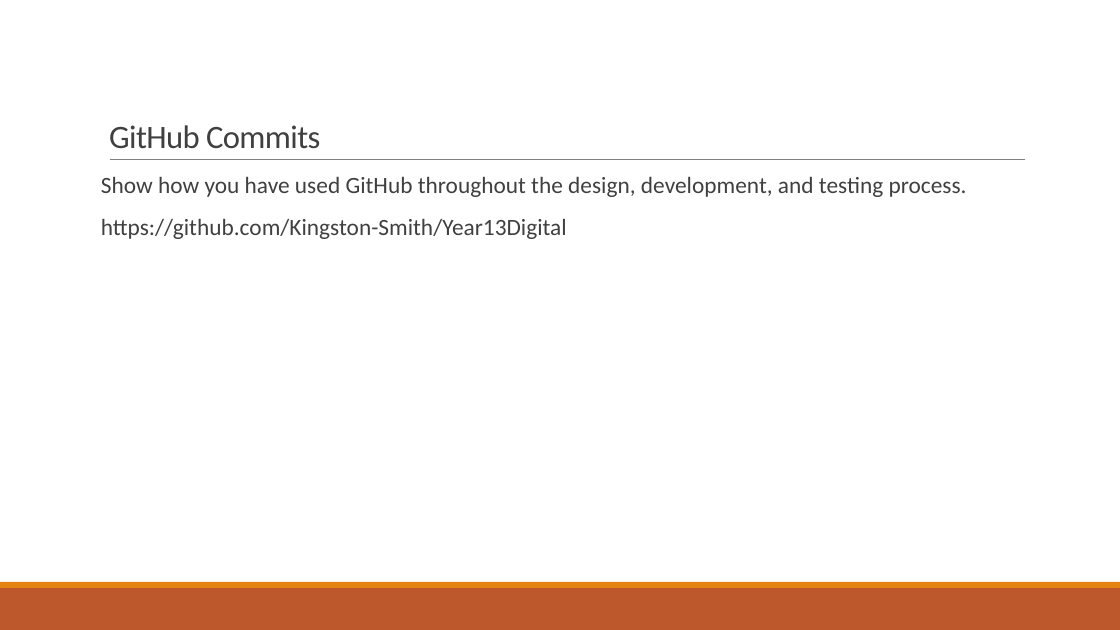
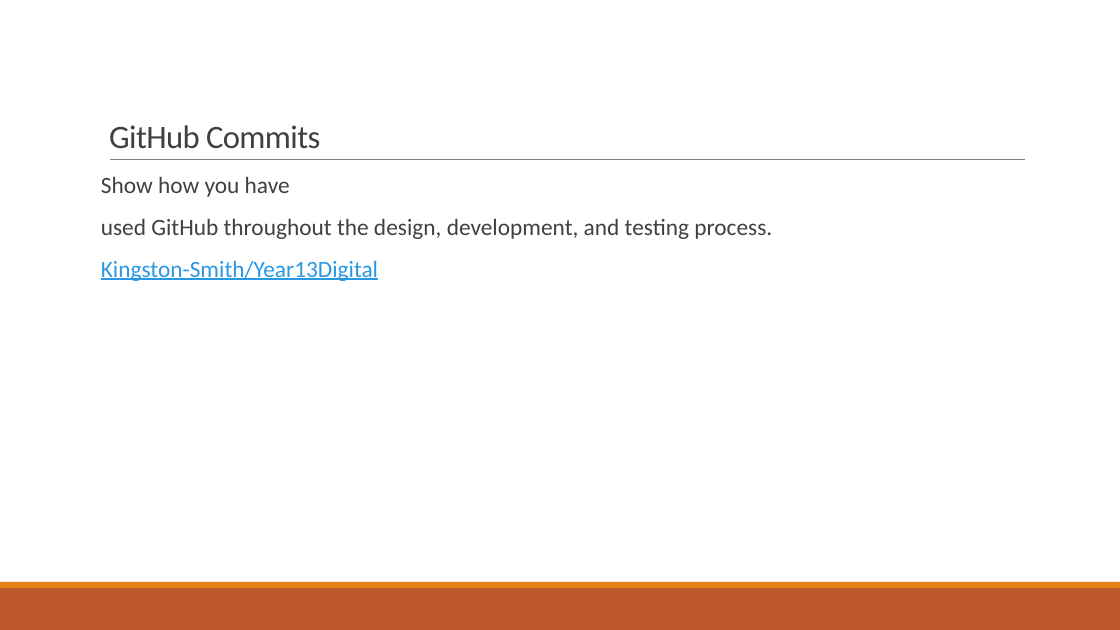
Before and after one commit to Kingston-Smith/Year13Digital, a slide deck: slide 32 of AS91903_91906_Evidence_Template.pptx. Drawn at 1120x630 pixels with LibreOffice and Linux fonts; fonts in the diff are those of the drawing. Boxes give left, top, right and bottom in pixels: in the first picture for what was removed or moved away, otherwise in the second. Text is boxed around its words. In the diff, an @@ line names an element or a change of style, - is before the commit and + after.

```diff
--- a/AS91903_91906_Evidence_Template.pptx
+++ b/AS91903_91906_Evidence_Template.pptx
@@ text at [101,177,772,281]: text changed @@
-Show how you have used GitHub throughout the design, development, and testing process.
-https://github.com/Kingston-Smith/Year13Digital
+Show how you have
+used GitHub throughout the design, development, and testing process.
+Kingston-Smith/Year13Digital
```
Also in this commit, not shown: 1 other slide changed, 1 other file.
